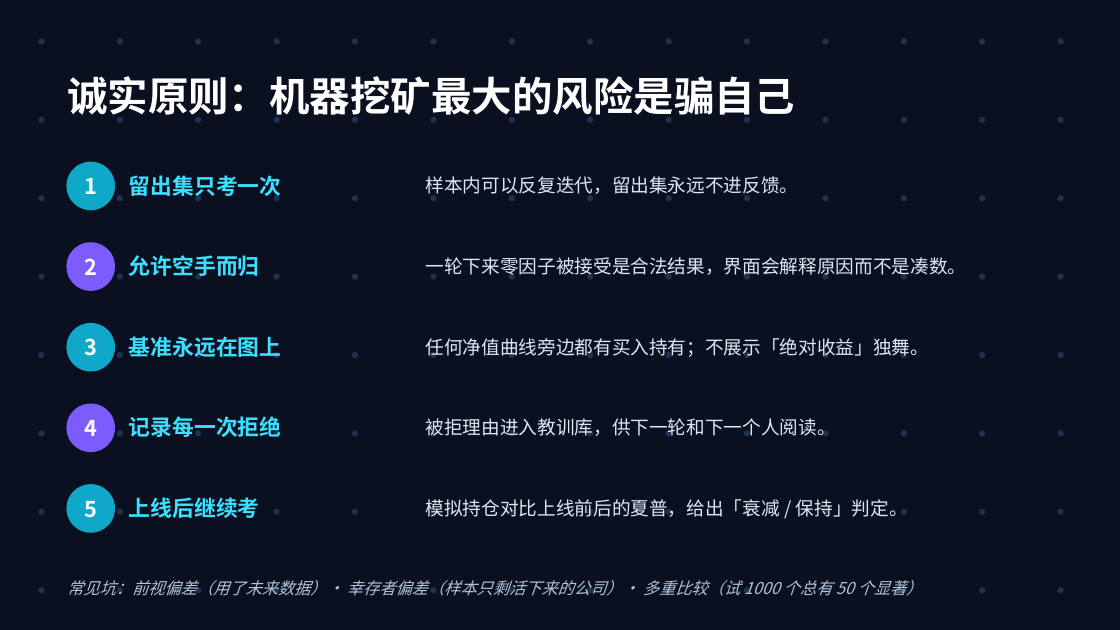
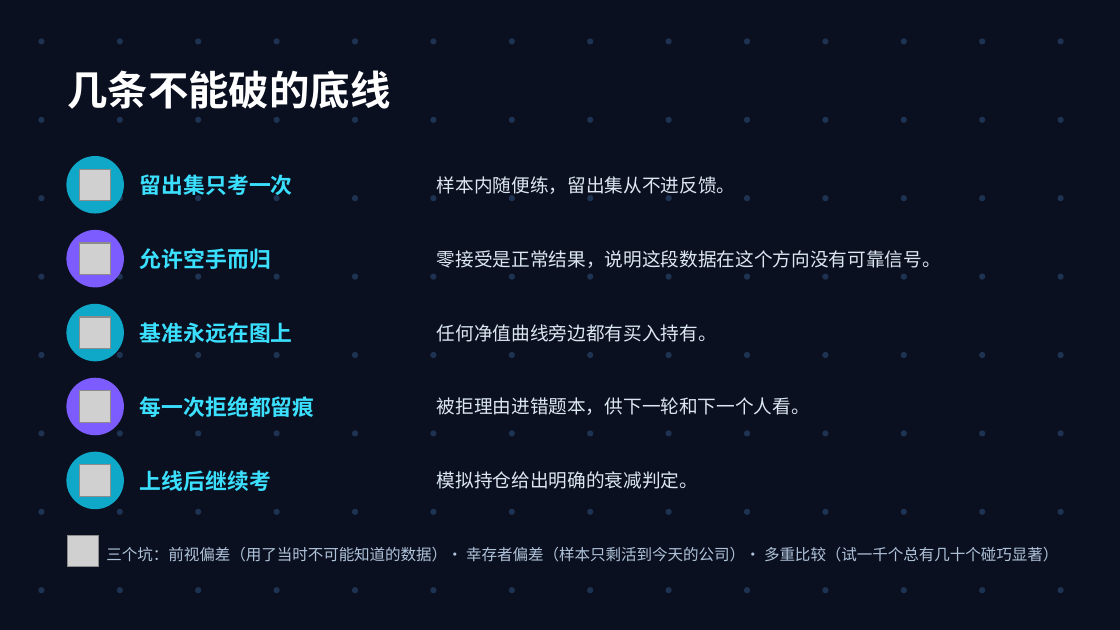
Before and after one commit to presleyzhou/Aiquant, a slide deck: slide 13 of docs/lecture/因子挖掘-15分钟.pptx (slide 11 before the commit). Drawn at 1120x630 pixels with LibreOffice and Linux fonts; fonts in the diff are those of the drawing; grey boxes stand for pictures. Boxes give left, top, right and bottom in pixels: in the first picture for what was removed or moved away, otherwise in the second. Text is boxed around its words. In the diff, an @@ line names an element or a change of style, - is before the commit and + after.

```diff
--- a/docs/lecture/因子挖掘-15分钟.pptx
+++ b/docs/lecture/因子挖掘-15分钟.pptx
@@ text at (x1=67, y1=70, x2=391, y2=109): text changed @@
-诚实原则：机器挖矿最大的风险是骗自己
+几条不能破的底线
@@ ellipse resized from (x1=67, y1=162, x2=114, y2=209) to (x1=67, y1=157, x2=123, y2=213) @@
@@ picture added at (x1=80, y1=169, x2=111, y2=200) @@
@@ text removed at (x1=84, y1=178, x2=97, y2=194) @@
-1
@@ text "留出集只考一次" moved from (x1=129, y1=175, x2=282, y2=200) to (x1=140, y1=174, x2=293, y2=199) @@
@@ text at (x1=437, y1=176, x2=736, y2=198): text changed @@
-样本内可以反复迭代，留出集永远不进反馈。
+样本内随便练，留出集从不进反馈。
@@ ellipse resized from (x1=67, y1=243, x2=114, y2=290) to (x1=67, y1=231, x2=123, y2=287) @@
@@ text "允许空手而归" moved from (x1=129, y1=255, x2=260, y2=279) to (x1=140, y1=248, x2=271, y2=269) @@
@@ picture added at (x1=80, y1=243, x2=111, y2=274) @@
@@ text removed at (x1=84, y1=258, x2=97, y2=275) @@
-2
@@ text at (x1=437, y1=250, x2=941, y2=268): text changed @@
-一轮下来零因子被接受是合法结果，界面会解释原因而不是凑数。
+零接受是正常结果，说明这段数据在这个方向没有可靠信号。
@@ ellipse resized from (x1=67, y1=324, x2=114, y2=371) to (x1=67, y1=305, x2=123, y2=361) @@
@@ picture added at (x1=80, y1=317, x2=111, y2=348) @@
@@ text "基准永远在图上" moved from (x1=129, y1=336, x2=282, y2=358) to (x1=140, y1=322, x2=293, y2=343) @@
@@ text at (x1=437, y1=324, x2=717, y2=342): text changed @@
-任何净值曲线旁边都有买入持有；不展示「绝对收益」独舞。
+任何净值曲线旁边都有买入持有。
@@ text removed at (x1=84, y1=338, x2=97, y2=356) @@
-3
@@ ellipse resized from (x1=67, y1=404, x2=114, y2=451) to (x1=67, y1=379, x2=123, y2=435) @@
@@ picture added at (x1=80, y1=391, x2=111, y2=422) @@
@@ text at (x1=140, y1=396, x2=314, y2=417): text changed @@
-记录每一次拒绝
+每一次拒绝都留痕
@@ text at (x1=437, y1=397, x2=810, y2=415): text changed @@
-被拒理由进入教训库，供下一轮和下一个人阅读。
+被拒理由进错题本，供下一轮和下一个人看。
@@ text removed at (x1=84, y1=420, x2=97, y2=436) @@
-4
@@ ellipse resized from (x1=67, y1=485, x2=114, y2=532) to (x1=67, y1=452, x2=123, y2=508) @@
@@ picture added at (x1=80, y1=465, x2=111, y2=496) @@
@@ text "上线后继续考" moved from (x1=129, y1=497, x2=260, y2=518) to (x1=140, y1=470, x2=271, y2=491) @@
@@ text at (x1=437, y1=471, x2=698, y2=489): text changed @@
-模拟持仓对比上线前后的夏普，给出「衰减 / 保持」判定。
+模拟持仓给出明确的衰减判定。
@@ text removed at (x1=84, y1=501, x2=97, y2=518) @@
-5
@@ picture added at (x1=67, y1=535, x2=99, y2=567) @@
@@ text at (x1=106, y1=547, x2=1058, y2=562): text changed; size 10.5 to 10 pt; italic off @@
-常见坑：前视偏差（用了未来数据）· 幸存者偏差（样本只剩活下来的公司）· 多重比较（试 1000 个总有 50 个显著）
+三个坑：前视偏差（用了当时不可能知道的数据）· 幸存者偏差（样本只剩活到今天的公司）· 多重比较（试一千个总有几十个碰巧显著）
```
Also in this commit, not shown: 4 other slides changed, 9 slides added, 7 slides removed, 3 other files.
